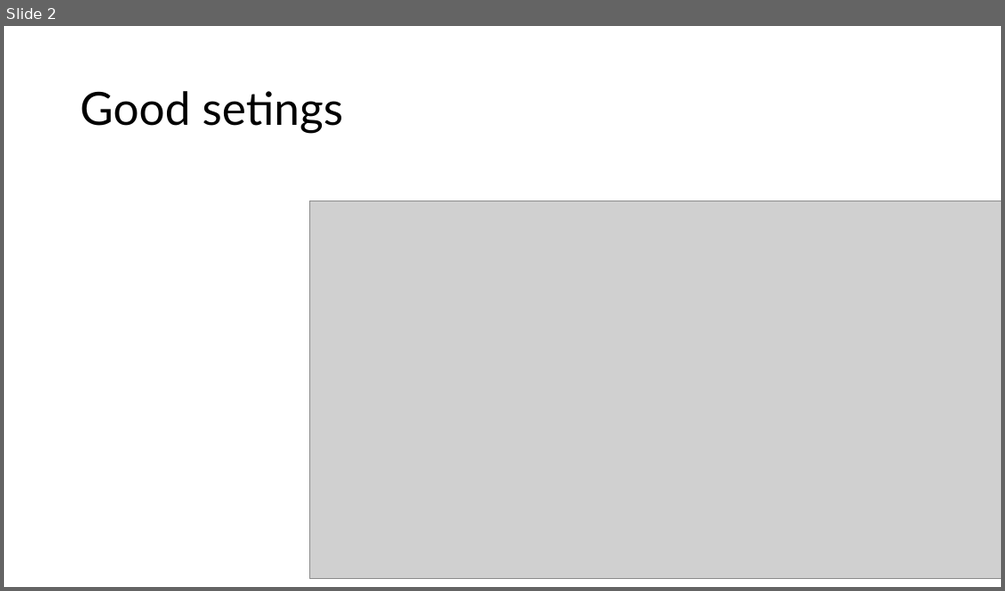
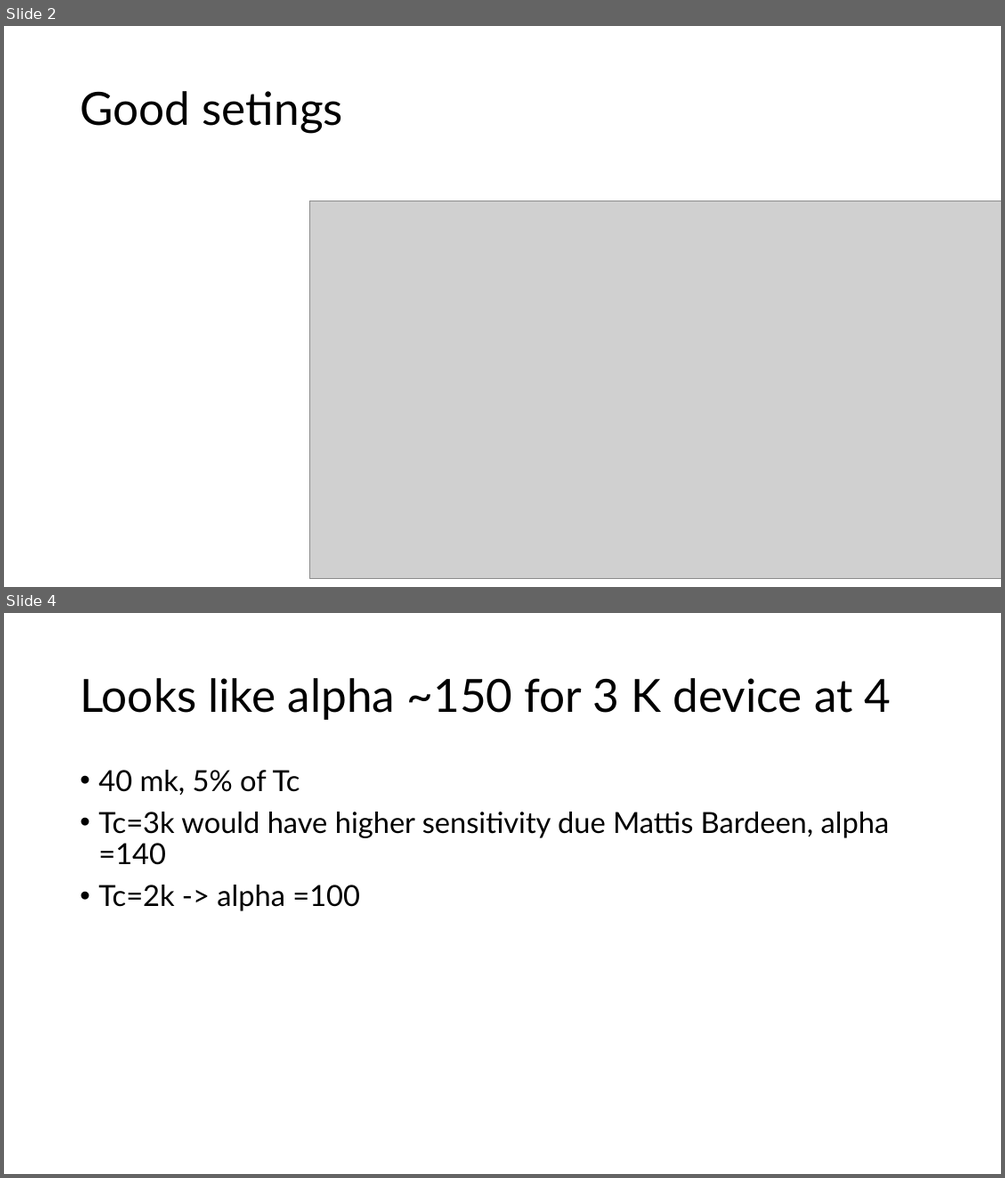
Before and after one commit to malindeman1999/neutrino-simple-abs, a slide deck: notes/New Microsoft PowerPoint Presentation.pptx. Shown one above the other, each under a label of ours: slide 2 before the commit, slides 2 and 4 after it; the slides between them are not shown. The pictures are 1005x591 and 1005x1178 pixels, drawn with LibreOffice and Linux fonts; fonts in the diff are those of the drawing; grey boxes stand for pictures. Boxes give left, top, right and bottom in pixels: in the first picture for what was removed or moved away, otherwise in the second. Text is boxed around its words. In the diff, an @@ line names an element or a change of style, - is before the commit and + after.

```diff
--- a/notes/New Microsoft PowerPoint Presentation.pptx
+++ b/notes/New Microsoft PowerPoint Presentation.pptx
@@ slide 4 added at (4, 613, 1001, 1174), background #FFFFFF @@
@@ title added at (80, 678, 891, 720), 44 pt, text #000000 @@
+Looks like alpha ~150 for 3 K device at 4
@@ text added at (98, 770, 890, 911), 28 pt, text #000000 @@
+• 40 mk, 5% of Tc
+• Tc=3k would have higher sensitivity due Mattis Bardeen, alpha =140
+• Tc=2k -> alpha =100
```
Also in this commit, not shown: 1 other slide added, 11 other files.
